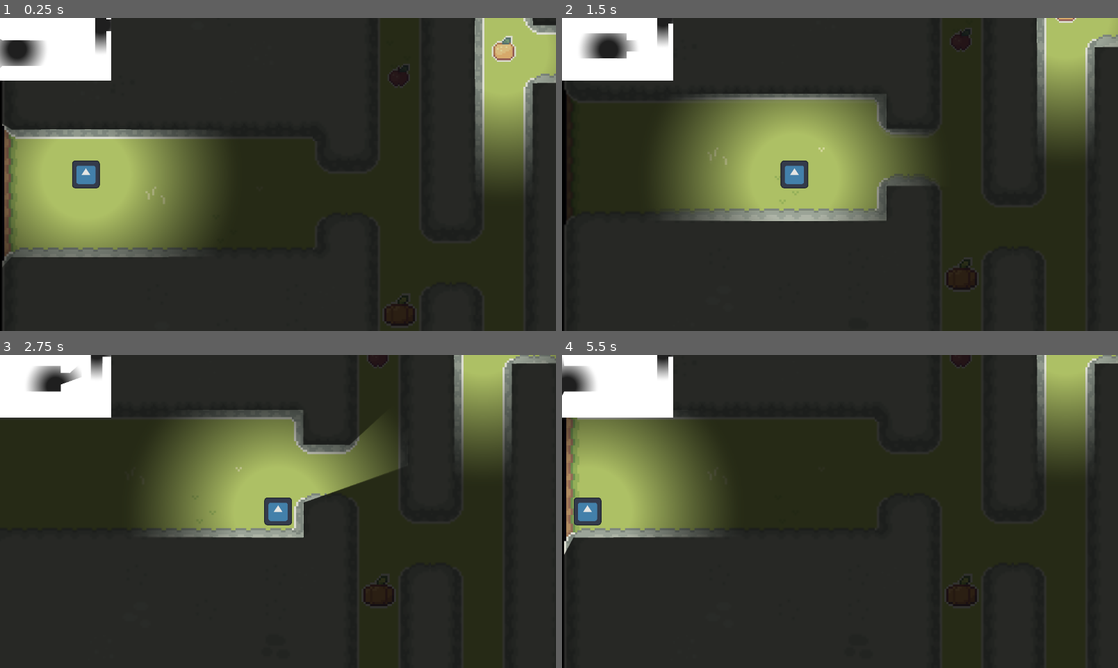
Above: before the commit, frames 1-4 (two rows, left to right).
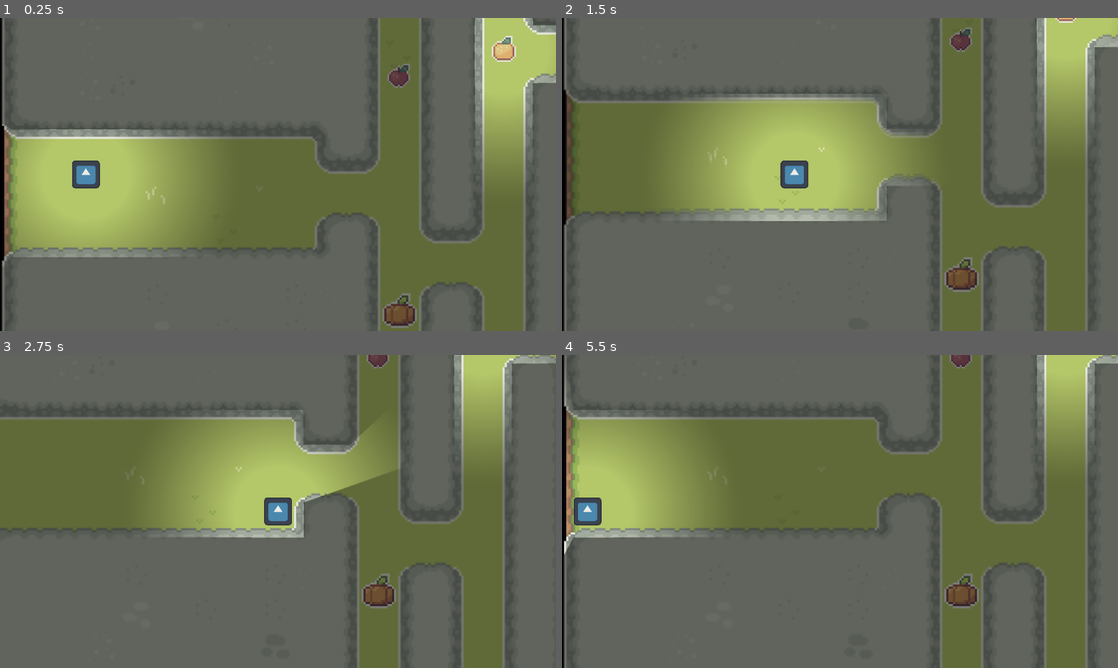
Above: after the commit, the same moments.

Repository: Max-Goad/infiltrate
Game: Godot game, scene res://scenes/test.tscn
Two runs of this game, one before a commit and one after it. Both use one fixed random seed, a clock stepped at 60 frames per second and the inputs below. The engine's default icon, where the game draws it, is replaced by a stand-in: a white triangle on a blue panel in a dark square.
Inputs (mouse positions are in pixels of both pictures, inside the frame that each line leads up to):
- Up to frame 1 (0.25 s): no input
- Up to frame 2 (1.5 s): tap Enter at 0.5 s; move the mouse to (962, 158) at 0.52 s; hold Right (player_right) 0.53-1.28 s; click (962, 158) at 0.67 s; move the mouse to (728, 190) at 1.27 s; hold Down (player_down) from 1.28 s (still down)
- Up to frame 3 (2.75 s): tap Space at 2 s; move the mouse to (333, 442) at 2.02 s; release Down (player_down) at 2.03 s; hold Right (player_right) from 2.03 s (still down)
- Up to frame 4 (5.5 s): tap Enter at 2.75 s; move the mouse to (812, 574) at 2.77 s; release Right (player_right) at 2.78 s; hold Up (player_up) 2.78-3.53 s; click (812, 574) at 2.92 s; tap Space at 3.5 s; move the mouse to (1006, 558) at 3.52 s; hold Left (player_left) 3.53-5.03 s; move the mouse to (673, 464) at 4.27 s; move the mouse to (867, 511) at 5.02 s; hold Down (player_down) from 5.03 s (still down); click (867, 511) at 5.17 s

The runs differ from the first frame. In frame 1, 86% of the frame differs, in the area x 0-100%, y 0-100%; in frame 2, 88%; in frame 3, 92%; in frame 4, 93%.

Commit message:
Added overlay brightness to UVMapRendered (and refactored exports a bit)

Diff:
--- a/scripts/uv_map_renderer.gd
+++ b/scripts/uv_map_renderer.gd
@@ -6,6 +6,7 @@
 @export var map: Map
 @export var camera: MapBoundedFollowCamera
 
+@export_group("Lights")
 ## Light components are used to generate lights, which
 ## cut holes through the overlay (via the mask).
 @export var lights: Array[LightComponent] = []
@@ -13,19 +14,26 @@
 ## Additional non-map occluders which are added to the mask layer.
 @export var occluders: Array[LightOccluder2D] = []
 
+@export_group("Overlay")
 ## Sprites which should appear on the map overlay.
 @export var overlay_sprites: Array[Sprite2D] = []
+
+## How bright the overlay should appear compared to the original
+## 0.0 = completely black, 1.0 = same as original
+@export_range(0.1, 1.0, 0.05) var overlay_brightness := 0.5
 
 ## The overlay is the faded portion of the map which is displayed
 ## over top of everything else when no there is no vision.
 @onready var overlay: SubViewport = $Overlay
+
+@export_group("Mask")
 ## The mask "cuts a hole" through the overlay (using lights)
 ## in order to reveal the real map below it.
 @onready var mask: SubViewport = $Mask
 
 @onready var render: Sprite2D = $Render
 
-@export var show_debug_mask := true
+@export var show_debug_display := false
 @onready var mask_debug_display: Sprite2D = $"Mask Debug Display"
 #endregion
 
@@ -34,9 +42,7 @@
 
 #region Engine Functions
 func _ready() -> void:
-	assert(map)
-	assert(camera)
-	assert(len(lights) > 0)
+	assert(map and camera)
 
 	overlay.add_child(UVMapCamera.new(camera))
 	mask.add_child(UVMapCamera.new(camera))
@@ -56,7 +62,7 @@
 
 	render.offset = camera.screen_center()
 	mask_debug_display.offset = camera.screen_center()
-	mask_debug_display.visible = show_debug_mask
+	mask_debug_display.visible = show_debug_display
 	self.show()
 #endregion
 
@@ -65,7 +71,7 @@
 
 #region Private Functions
 func as_overlay(node):
-	node.modulate.v = 0.2
+	node.modulate.v = overlay_brightness
 	return node
 
 func as_mask(node):
